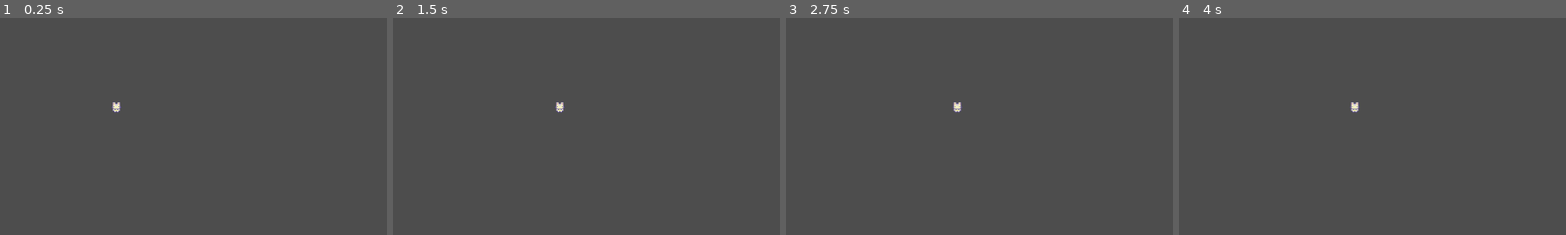
Above: before the commit, frames 1-4 (left to right).
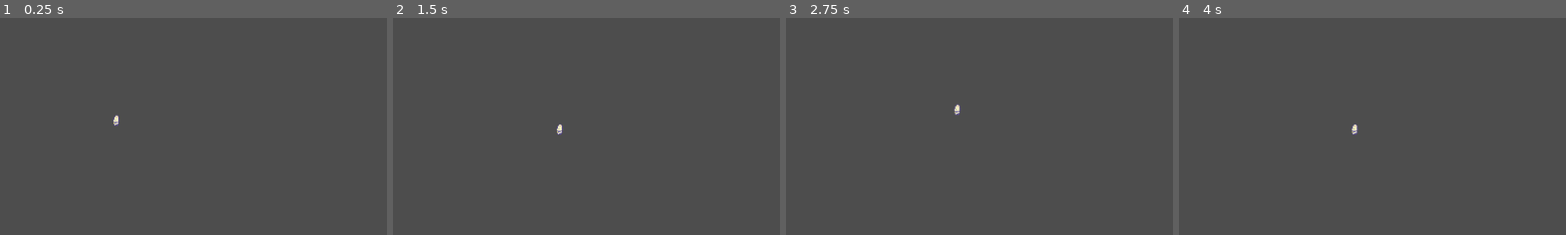
Above: after the commit, the same moments.

Repository: zrock-dev/WGJ_Lenoir
Game: Godot game, scene res://scenes/World.tscn
Same seed, same stepped clock (60 frames per second), same inputs: the game is played once before the commit and once after it. Before the commit the project has no main scene; this scene is started directly in both runs.
Inputs:
- Up to frame 1 (0.25 s): no input
- Up to frame 2 (1.5 s): tap Enter at 0.5 s; hold D (rigth) 0.53-1.28 s; hold Up (ui_up) from 0.53 s (still down); tap Space at 1.25 s
- Up to frame 3 (2.75 s): tap D (rigth) at 1.55 s; tap Enter at 2 s; release Up (ui_up) at 2.03 s; hold A (left) from 2.03 s (still down); hold D (rigth) from 2.03 s (still down); tap Up (ui_up) at 2.3 s
- Up to frame 4 (4 s): release A (left) at 2.78 s; release D (rigth) at 2.78 s; hold Up (ui_up) from 2.78 s (still down); tap D (rigth) at 2.85 s; tap Space at 3.5 s
The pictures show only the part of the screen within x 0-50%, y 0-50%; the shares and areas given below are measured in that part.

The runs differ from the first frame. In frame 1, 0.2% of the frame differs, in the area x 28-32%, y 38-50%; in frame 2, 0.2%; in frame 3, 0.1%; in frame 4, 0.2%.

Commit message:
jump movement

Diff:
--- a/project.godot
+++ b/project.godot
@@ -11,6 +11,7 @@
 [application]
 
 config/name="lenoir"
+run/main_scene="res://scenes/World.tscn"
 config/features=PackedStringArray("4.1", "GL Compatibility")
 config/icon="res://icon.svg"
 
@@ -19,11 +20,19 @@
 rigth={
 "deadzone": 0.5,
 "events": [Object(InputEventKey,"resource_local_to_scene":false,"resource_name":"","device":0,"window_id":0,"alt_pressed":false,"shift_pressed":false,"ctrl_pressed":false,"meta_pressed":false,"pressed":false,"keycode":0,"physical_keycode":68,"key_label":0,"unicode":0,"echo":false,"script":null)
+, Object(InputEventKey,"resource_local_to_scene":false,"resource_name":"","device":-1,"window_id":0,"alt_pressed":false,"shift_pressed":false,"ctrl_pressed":false,"meta_pressed":false,"pressed":false,"keycode":0,"physical_keycode":4194321,"key_label":0,"unicode":0,"echo":false,"script":null)
 ]
 }
 left={
 "deadzone": 0.5,
 "events": [Object(InputEventKey,"resource_local_to_scene":false,"resource_name":"","device":-1,"window_id":0,"alt_pressed":false,"shift_pressed":false,"ctrl_pressed":false,"meta_pressed":false,"pressed":false,"keycode":0,"physical_keycode":65,"key_label":0,"unicode":97,"echo":false,"script":null)
+, Object(InputEventKey,"resource_local_to_scene":false,"resource_name":"","device":-1,"window_id":0,"alt_pressed":false,"shift_pressed":false,"ctrl_pressed":false,"meta_pressed":false,"pressed":false,"keycode":0,"physical_keycode":4194319,"key_label":0,"unicode":0,"echo":false,"script":null)
+]
+}
+jump={
+"deadzone": 0.5,
+"events": [Object(InputEventKey,"resource_local_to_scene":false,"resource_name":"","device":-1,"window_id":0,"alt_pressed":false,"shift_pressed":false,"ctrl_pressed":false,"meta_pressed":false,"pressed":false,"keycode":0,"physical_keycode":4194320,"key_label":0,"unicode":0,"echo":false,"script":null)
+, Object(InputEventKey,"resource_local_to_scene":false,"resource_name":"","device":-1,"window_id":0,"alt_pressed":false,"shift_pressed":false,"ctrl_pressed":false,"meta_pressed":false,"pressed":false,"keycode":0,"physical_keycode":87,"key_label":0,"unicode":119,"echo":false,"script":null)
 ]
 }
 
--- a/scenes/Player.tscn
+++ b/scenes/Player.tscn
@@ -7,6 +7,62 @@
 radius = 5.0
 height = 16.0
 
+[sub_resource type="Animation" id="Animation_t3ap3"]
+length = 0.001
+tracks/0/type = "value"
+tracks/0/imported = false
+tracks/0/enabled = true
+tracks/0/path = NodePath("Sprite2D:frame")
+tracks/0/interp = 1
+tracks/0/loop_wrap = true
+tracks/0/keys = {
+"times": PackedFloat32Array(0),
+"transitions": PackedFloat32Array(1),
+"update": 1,
+"values": [10]
+}
+
+[sub_resource type="Animation" id="Animation_3b7fs"]
+resource_name = "walk_right"
+length = 0.4
+loop_mode = 1
+tracks/0/type = "value"
+tracks/0/imported = false
+tracks/0/enabled = true
+tracks/0/path = NodePath("Sprite2D:frame")
+tracks/0/interp = 1
+tracks/0/loop_wrap = true
+tracks/0/keys = {
+"times": PackedFloat32Array(0, 0.2),
+"transitions": PackedFloat32Array(1, 1),
+"update": 1,
+"values": [14, 15]
+}
+
+[sub_resource type="Animation" id="Animation_r6t86"]
+resource_name = "walk_left"
+length = 0.4
+loop_mode = 1
+tracks/0/type = "value"
+tracks/0/imported = false
+tracks/0/enabled = true
+tracks/0/path = NodePath("Sprite2D:frame")
+tracks/0/interp = 1
+tracks/0/loop_wrap = true
+tracks/0/keys = {
+"times": PackedFloat32Array(0, 0.2),
+"transitions": PackedFloat32Array(1, 1),
+"update": 1,
+"values": [10, 11]
+}
+
+[sub_resource type="AnimationLibrary" id="AnimationLibrary_te3dw"]
+_data = {
+"RESET": SubResource("Animation_t3ap3"),
+"walk_left": SubResource("Animation_r6t86"),
+"walk_right": SubResource("Animation_3b7fs")
+}
+
 [node name="player" type="CharacterBody2D"]
 script = ExtResource("1_infrc")
 
@@ -14,6 +70,12 @@
 texture = ExtResource("2_jcf38")
 hframes = 4
 vframes = 4
+frame = 10
 
 [node name="CollisionShape2D" type="CollisionShape2D" parent="."]
 shape = SubResource("CapsuleShape2D_q2jdj")
+
+[node name="AnimationPlayer" type="AnimationPlayer" parent="."]
+libraries = {
+"": SubResource("AnimationLibrary_te3dw")
+}
--- a/scenes/World.tscn
+++ b/scenes/World.tscn
@@ -1,8 +1,17 @@
-[gd_scene load_steps=2 format=3 uid="uid://brh5jaxpcmmag"]
+[gd_scene load_steps=3 format=3 uid="uid://brh5jaxpcmmag"]
 
 [ext_resource type="PackedScene" uid="uid://bxuavb3a80a2o" path="res://scenes/Player.tscn" id="1_6lqa2"]
+
+[sub_resource type="RectangleShape2D" id="RectangleShape2D_vrc1w"]
+size = Vector2(279, 20)
 
 [node name="world" type="Node2D"]
 
 [node name="player" parent="." instance=ExtResource("1_6lqa2")]
 position = Vector2(173, 133)
+
+[node name="StaticBody2D" type="StaticBody2D" parent="."]
+
+[node name="CollisionShape2D" type="CollisionShape2D" parent="StaticBody2D"]
+position = Vector2(169, 184)
+shape = SubResource("RectangleShape2D_vrc1w")
--- a/scripts/player/Player.gd
+++ b/scripts/player/Player.gd
@@ -1,12 +1,18 @@
 extends CharacterBody2D
 
 @export var move_speed: int = 100
+@export var jump_speed: int = 200
+
+const gravity = 9.81
+
 
 func _physics_process(delta):
-	var direction = Vector2(
-		Input.get_action_strength("rigth") - Input.get_action_strength("left"), 0
-	)
+	var direction = Input.get_axis("left", "rigth")
+	velocity.x = move_speed * direction
 
-	velocity = direction * move_speed
+	if is_on_floor() and Input.is_action_just_pressed("ui_up"):
+		velocity.y -= jump_speed
+
+	velocity.y += gravity
 
 	move_and_slide()
Not shown: 1 places in scenes/Player.tscn that only renumber resources
